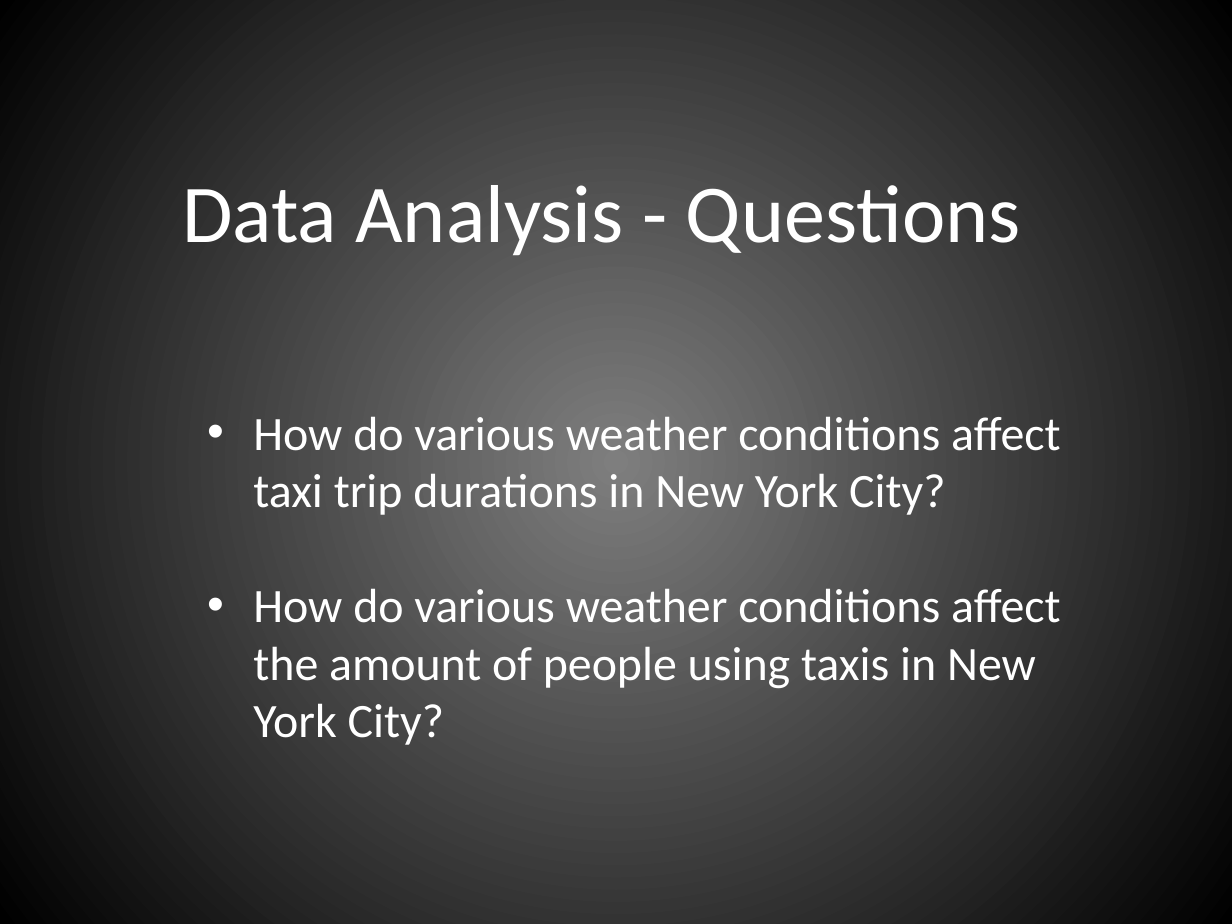
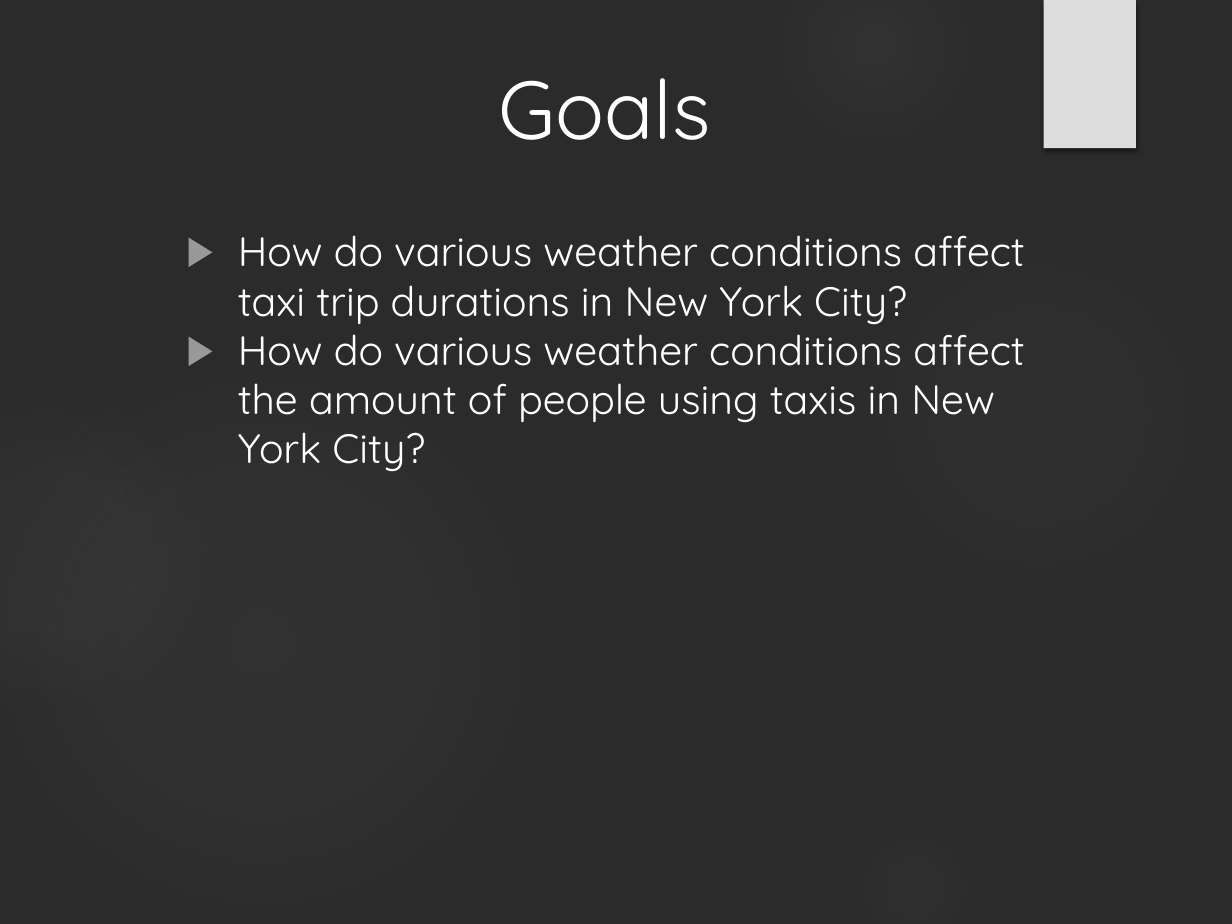
Before and after one commit to IanGross/NYC_Transportation_Weather_Study, a slide deck: slide 4 of powerpoint/presentation.pptx (slide 8 before the commit). Drawn at 1232x924 pixels with LibreOffice and Linux fonts; fonts in the diff are those of the drawing; background and template pictures are left out; a plain dark background stands for a picture behind light text. Boxes give left, top, right and bottom in pixels: in the first picture for what was removed or moved away, otherwise in the second. Text is boxed around its words. In the diff, an @@ line names an element or a change of style, - is before the commit and + after.

```diff
--- a/powerpoint/presentation.pptx
+++ b/powerpoint/presentation.pptx
@@ background gradient #7F7F7F to #000000 to picture (left out) @@
@@ ellipse added at bbox=[766, 0, 982, 154], fill gradient #666666 @@
@@ rectangle added at bbox=[1044, 0, 1136, 148], fill #DDDDDD @@
@@ title added at bbox=[498, 78, 711, 140], 48 pt, text #FFFFFF @@
+Goals
@@ text removed at bbox=[182, 185, 1021, 256] @@
-Data Analysis - Questions
@@ text "How do various weather conditions ...": place and size @@
-text "How do various weather conditions ..." at bbox=[253, 416, 1060, 745]
+text "How do various weather conditions ..." at bbox=[238, 235, 1025, 472]
@@ text "How do various weather conditions ..." at bbox=[238, 235, 1025, 472]: size 28 to 24 pt, font Calibri to Quicksand; bullet • to ▶ @@
@@ ellipse added at bbox=[849, 225, 1228, 605], fill gradient #666666 @@
@@ ellipse added at bbox=[0, 360, 543, 924], fill gradient #666666 @@
@@ ellipse added at bbox=[0, 391, 205, 708], fill gradient #666666 @@
@@ ellipse added at bbox=[849, 822, 982, 924], fill gradient #666666 @@
```
Also in this commit, not shown: 3 other slides changed, 17 slides added, 18 slides removed.
